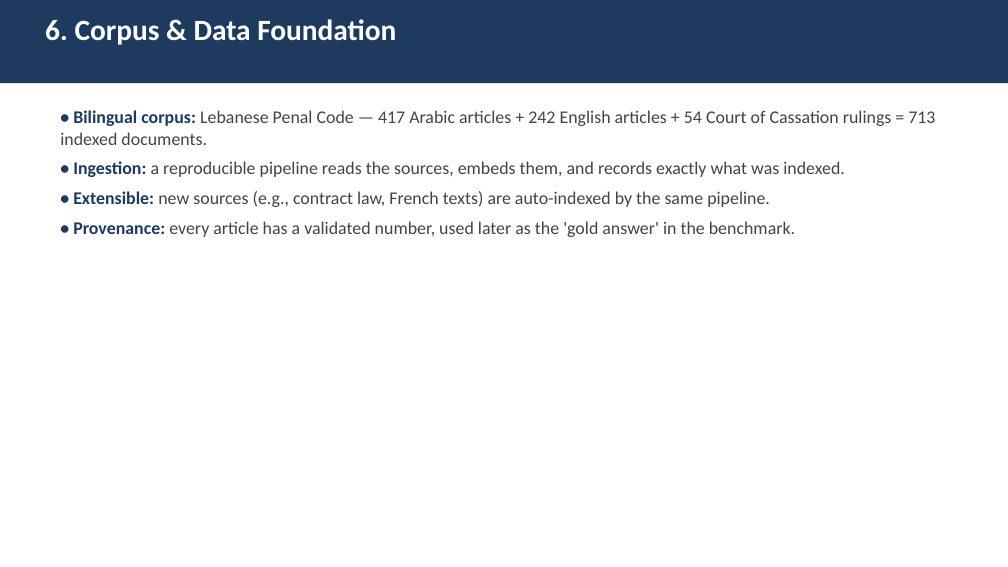
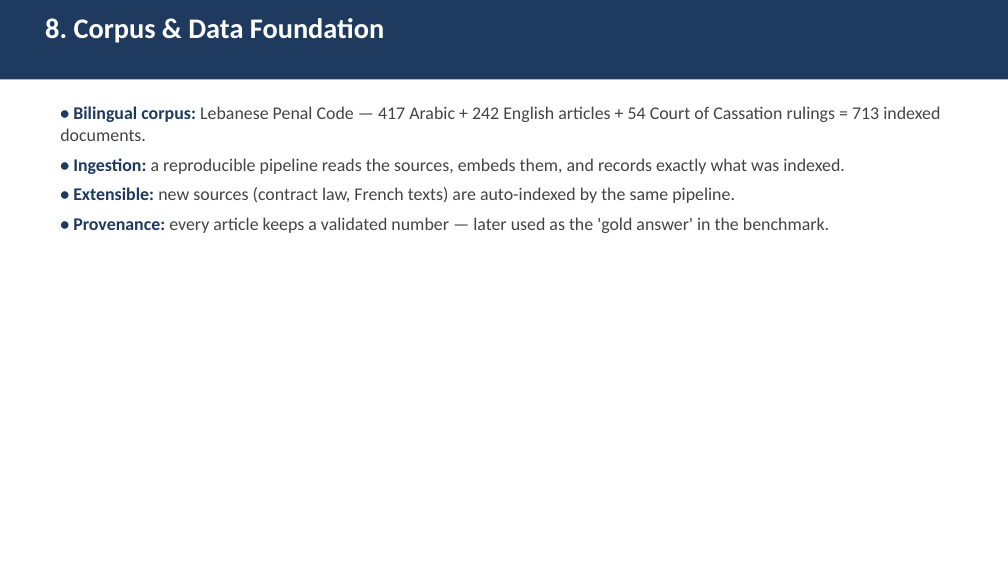
Before and after one commit to MohamadELOssman/legal_ai_agent, a slide deck: slide 9 of Legal_AI_Academic_Presentation.pptx (slide 7 before the commit). Drawn at 1008x567 pixels with LibreOffice and Linux fonts; fonts in the diff are those of the drawing. Boxes give left, top, right and bottom in pixels: in the first picture for what was removed or moved away, otherwise in the second. Text is boxed around its words. In the diff, an @@ line names an element or a change of style, - is before the commit and + after.

Commit message:
Expand academic presentation to 26 slides (prompts, judge, generation, source of truth)
Add dedicated detailed slides with real prompt excerpts:
- How agents are instructed (system prompts) + structured outputs & grounding rules
- Benchmark question generation (grounded process + generation prompt)
- The Evaluator Agent / LLM-as-judge (rubric, reference-free prompt)
- The Source-of-Truth reference answer (why it matters, reference-based prompt, mandatory)
Plus expanded architecture captions and workflow detail.

```diff
--- a/Legal_AI_Academic_Presentation.pptx
+++ b/Legal_AI_Academic_Presentation.pptx
@@ rectangle: place and size @@
-rectangle at (0,0,1008,83)
+rectangle at (0,0,1008,79)
@@ text at (45,18,384,43): text changed; size 28 to 27 pt @@
-6. Corpus & Data Foundation
+8. Corpus & Data Foundation
@@ text at (60,106,940,141): text changed @@
-• Bilingual corpus: Lebanese Penal Code — 417 Arabic articles + 242 English articles + 54 Court of Cassation rulings = 713 indexed documents.
+• Bilingual corpus: Lebanese Penal Code — 417 Arabic + 242 English articles + 54 Court of Cassation rulings = 713 indexed documents.
@@ text at (73,187,829,233): text changed @@
-• Extensible: new sources (e.g., contract law, French texts) are auto-indexed by the same pipeline.
-• Provenance: every article has a validated number, used later as the 'gold answer' in the benchmark.
+• Extensible: new sources (contract law, French texts) are auto-indexed by the same pipeline.
+• Provenance: every article keeps a validated number — later used as the 'gold answer' in the benchmark.
```
Also in this commit, not shown: 19 other slides changed, 6 slides added, 1 slide removed, 1 other file.
